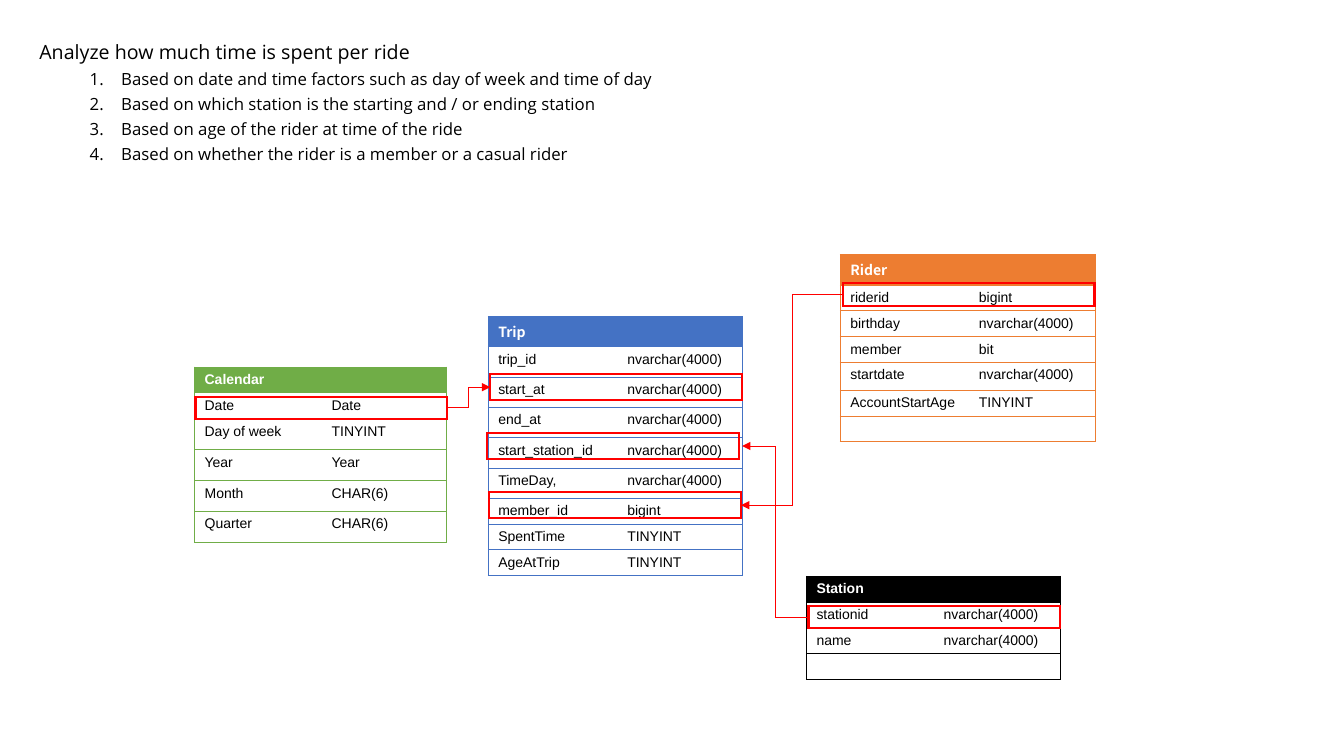
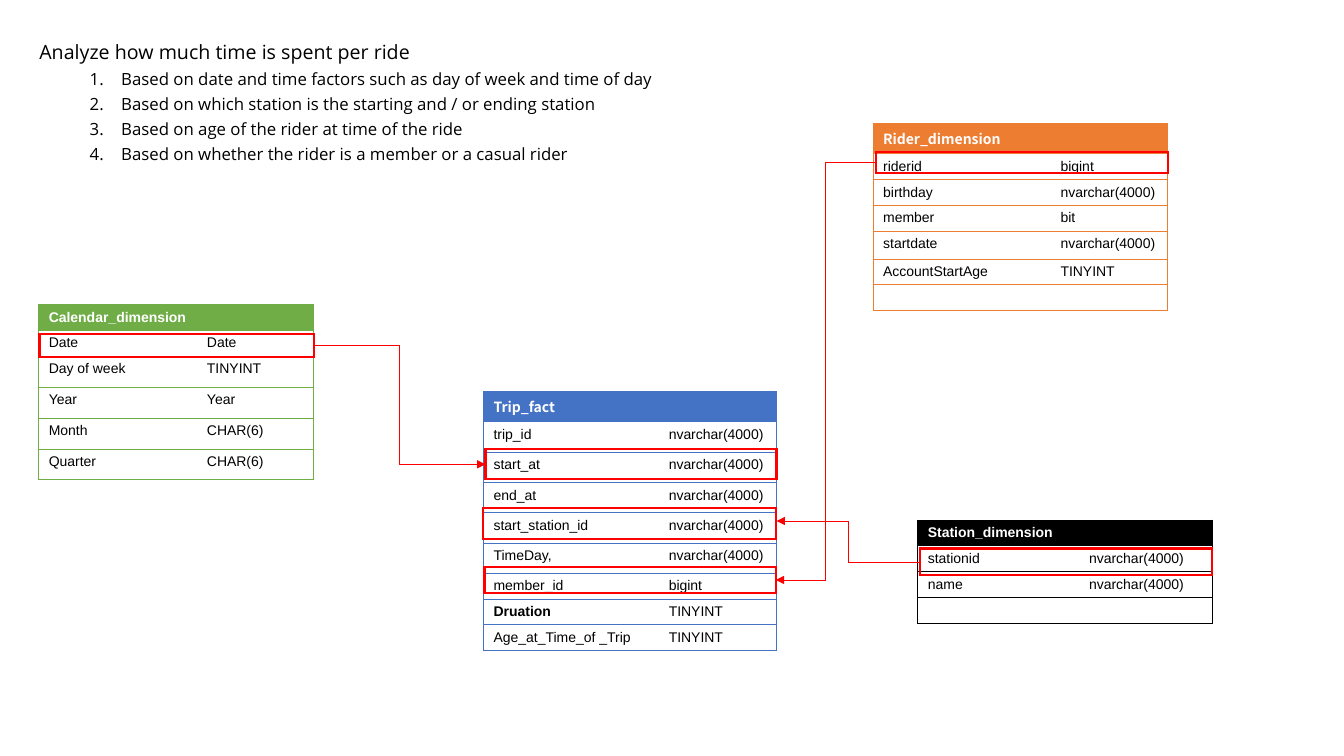
Before and after one commit to fbamuse/Udacity-Data-Engineering-with-Microsoft-Azure, a slide deck: slide 4 of BikeShareDataAnalytics/StarSchemaDesigned .pptx. Drawn at 1344x756 pixels with LibreOffice and Linux fonts; fonts in the diff are those of the drawing. Boxes give left, top, right and bottom in pixels: in the first picture for what was removed or moved away, otherwise in the second. Text is boxed around its words. In the diff, an @@ line names an element or a change of style, - is before the commit and + after.

```diff
--- a/BikeShareDataAnalytics/StarSchemaDesigned .pptx
+++ b/BikeShareDataAnalytics/StarSchemaDesigned .pptx
@@ table at [873,123,1168,313] @@
-row 1, column 1: Rider
+row 1, column 1: Rider_dimension
@@ table: place and size @@
-table at [841,255,1097,445]
+table at [873,123,1168,313]
@@ elbow arrow moved from (843, 294) - (741, 505) to (876, 162) - (776, 580) @@
@@ rectangle: place and size @@
-rectangle at [843,283,1095,306]
+rectangle at [876,152,1169,173]
@@ table at [38,304,314,482] @@
-row 1, column 1: Calendar
+row 1, column 1: Calendar_dimension
@@ table: place and size @@
-table at [195,367,447,544]
+table at [38,304,314,482]
@@ rectangle: place and size @@
-rectangle at [196,396,448,418]
+rectangle at [39,335,314,358]
@@ elbow arrow moved from (448, 408) - (490, 387) to (314, 346) - (486, 465) @@
@@ table at [484,391,777,650] @@
-row 1, column 1: Trip
+row 1, column 1: Trip_fact
-row 8, column 1: SpentTime
+row 8, column 1: Druation
-row 9, column 1: AgeAtTrip
+row 9, column 1: Age_at_Time_of _Trip
@@ table: place and size @@
-table at [488,317,742,576]
+table at [484,391,777,650]
@@ rectangle: place and size @@
-rectangle at [487,433,739,459]
+rectangle at [486,450,777,480]
@@ rectangle: place and size @@
-rectangle at [489,492,741,518]
+rectangle at [483,508,776,539]
@@ elbow arrow moved from (809, 617) - (742, 446) to (921, 562) - (776, 521) @@
@@ table at [918,520,1212,628] @@
-row 1, column 1: Station
+row 1, column 1: Station_dimension
@@ table: place and size @@
-table at [807,577,1061,685]
+table at [918,520,1212,628]
@@ rectangle: place and size @@
-rectangle at [490,374,742,400]
+rectangle at [485,568,776,593]
@@ rectangle: place and size @@
-rectangle at [809,606,1061,628]
+rectangle at [921,548,1213,576]
```
Also in this commit, not shown: 3 other slides changed, 6 other files.
